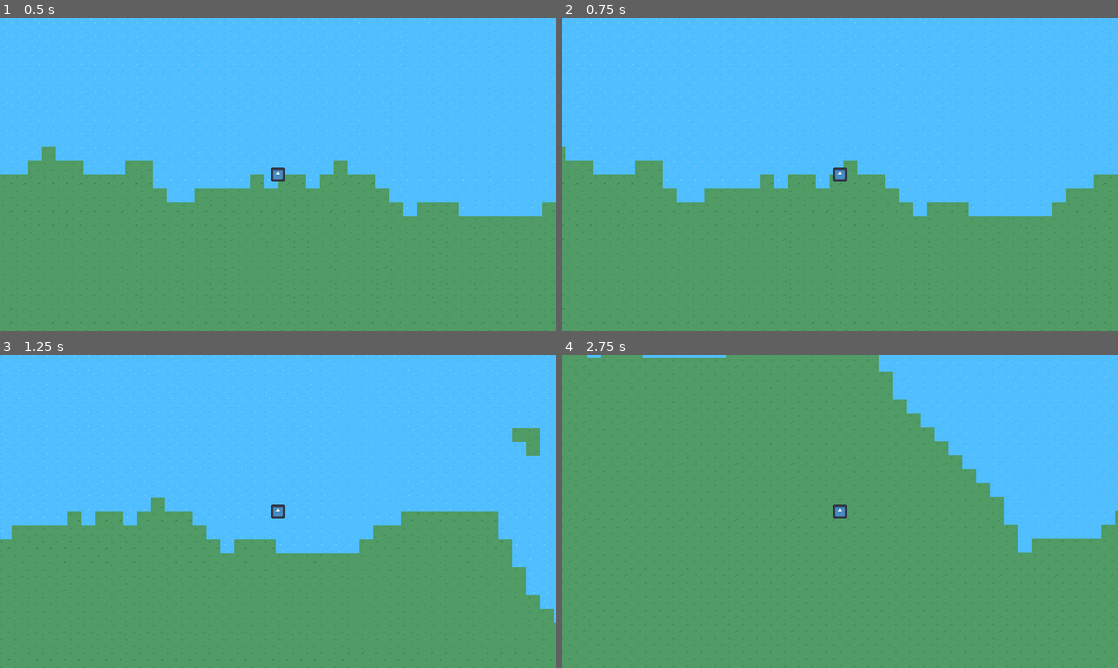
Above: before the commit, frames 1-4 (two rows, left to right).
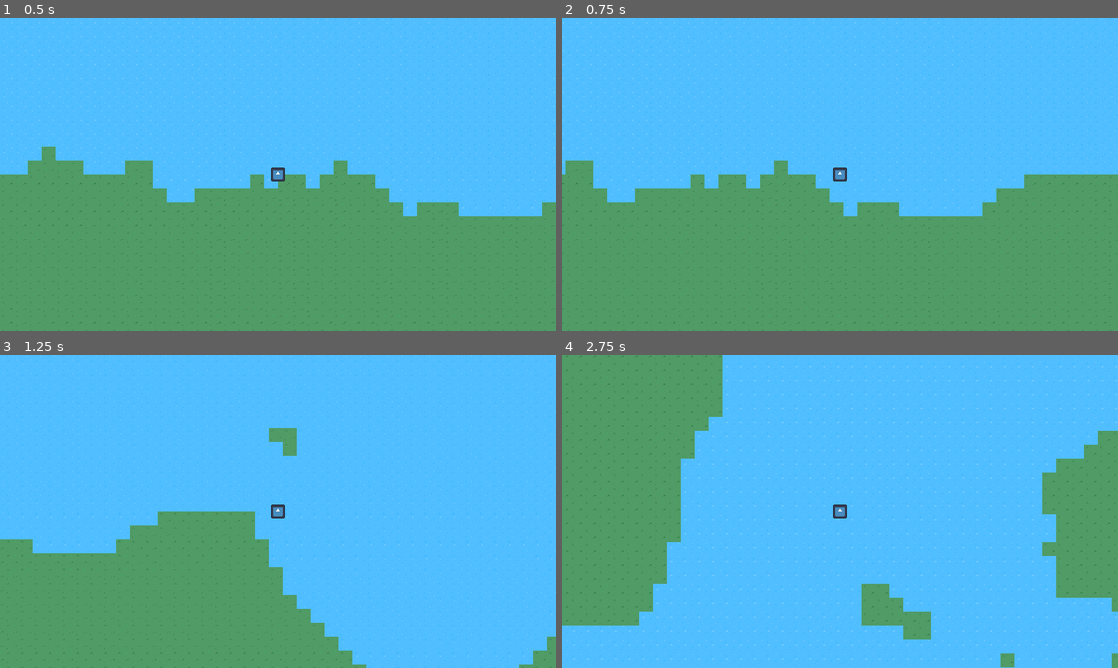
Above: after the commit, the same moments.

Repository: CanadianBlaze34/ProceduralTownSpawner
Game: Godot game, scene res://test/scenes/main.tscn
Two runs of this game, one before a commit and one after it. Both use one fixed random seed, a clock stepped at 60 frames per second and the inputs below. The engine's default icon, where the game draws it, is replaced by a stand-in: a white triangle on a blue panel in a dark square.
Inputs:
- Up to frame 1 (0.5 s): no input
- Up to frame 2 (0.75 s): tap Enter at 0.5 s; hold Right (walk_right) from 0.53 s (still down)
- Up to frame 3 (1.25 s): keep holding Right (walk_right)
- Up to frame 4 (2.75 s): release Right (walk_right) at 1.28 s; hold Down (walk_down) 1.28-2.03 s; hold Right (walk_right) from 2.03 s (still down)

Frame 1 is identical in both runs. In frame 2, 5.1% of the frame differs, in the area x 0-100%, y 1-64%; in frame 3, 24%; in frame 4, 63%, in the area x 0-100%, y 0-100%.

Commit message:
Initial uncompleted town generation implementation
-TownSpawner spawns and calls on TownGenerator to generate a towns tiles. Then TownSpawner calls on TilePlacement to place all the tiles from a town to a tile_map.
-Add RoadGenerator. Empty at the momement.

Diff:
--- /dev/null
+++ b/scripts/road_generator.gd
@@ -0,0 +1,5 @@
+class_name RoadGenerator # STATIC
+
+
+static func generate_road():
+	pass
--- /dev/null
+++ b/scripts/tile_placement.gd
@@ -0,0 +1,20 @@
+class_name TilePlacement extends Node
+
+@export var tile_map : TileMap
+@export var _grass_tile : TileBase
+@export var _water_tile : TileBase
+
+
+func place_ground_tiles(tiles : Dictionary) -> void:
+	# tiles : Dictionary[TileBase, Array[Vecctor2i]
+
+	for tilebase in tiles.keys():
+		var tile_positions: Array = tiles[tilebase]
+		for tile_position in tile_positions:
+			tilebase.set_cell(tile_map, tile_position)
+
+	pass
+
+
+func place_object_tiles(tiles : Array[TileBase]) -> void:
+	pass
--- a/scripts/town_generator.gd
+++ b/scripts/town_generator.gd
@@ -2,23 +2,54 @@
 
 @export var _grass_tile : TileBase
 @export var _water_tile : TileBase
+@export var _path_tile : TileBase
 @export var tile_map : TileMap
 @export var random := FastNoiseLite.new()
 
-func generate_town(chunk_position : Vector2i, spawn_chunk_cell_size : Vector2i) -> Node2D:
+func _ready() -> void:
+#	_test()
+	pass
+
+func _test() -> void:
+	var chunk_position := Vector2i(0, 0)
+	var spawn_chunk_cell_size := Vector2i(50, 50)
+	var town_and_tiles : Array = generate_town(chunk_position, spawn_chunk_cell_size)
+	var town : Node2D = town_and_tiles[0]
+#	var tiles : Dictionary = town_and_tiles[1]
+	add_child(town)
+
+
+func generate_town(chunk_position : Vector2i, spawn_chunk_cell_size : Vector2i) -> Array:
 	var name_ : String = "Unamed Town"
 	var town := Node2D.new()
 	town.name = name_
 
 	var area : Area2D = _generate_town_boundary(chunk_position, spawn_chunk_cell_size)
 	area.name = "TownBoundary"
-#	var collision : CollisionShape2D = area.get_child(0)
-#	var town_area := Rect2i(area.position, collision.shape.size)
+	var collision : CollisionShape2D = area.get_child(0)
+	var town_area := Rect2i(area.position, collision.shape.size)
+
+	var grass_tiles : Dictionary = _fill_with_grass(town_area)
+	var tiles : Dictionary = {
+		"ground" : grass_tiles,
+	}
 
 	town.add_child(area)
+	town.name = "Town"
 
-	return town
+	return [town, tiles]
 
+func _fill_with_grass(cell_area : Rect2i) -> Dictionary:
+	var grass_tiles : Dictionary = {} # Dictionary[TileBase, Array[Vector2i]]
+
+	grass_tiles[_path_tile] = []
+
+	for y in range(cell_area.position.y, cell_area.end.y + 1):
+		for x in range(cell_area.position.x, cell_area.end.x + 1):
+			var map_position := Vector2i(x, y)
+			grass_tiles[_path_tile].append(map_position)
+
+	return grass_tiles
 
 func _generate_town_boundary(chunk_position : Vector2i, spawn_chunk_cell_size : Vector2i) -> Area2D:
 	const margin : int = 10
@@ -38,10 +69,10 @@
 	var noise_value2 : float = random.get_noise_2d(chunk_position.y, chunk_position.x) * 0.5 + 0.5
 	var area := Area2D.new()
 
-	var global_chunk_position : Vector2i = chunk_position * spawn_chunk_cell_size * tile_map.tile_set.tile_size
+	var global_chunk_position : Vector2i = chunk_position * spawn_chunk_cell_size
 	@warning_ignore("integer_division", "narrowing_conversion")
-	var chunk_offset_position := Vector2i(noise_value, noise_value2) * (margin / 2) * tile_map.tile_set.tile_size
-	var global_position_ : Vector2 = global_chunk_position + chunk_offset_position
+	var chunk_offset_position := Vector2i(noise_value, noise_value2) * (margin / 2)
+	var global_position_ : Vector2 = (global_chunk_position + chunk_offset_position) * tile_map.tile_set.tile_size
 	area.global_position = global_position_
 
 	return area
--- a/scripts/town_spawner.gd
+++ b/scripts/town_spawner.gd
@@ -4,6 +4,7 @@
 @export var spawn_chunk_cell_size := Vector2i.ONE * 50
 @export_range(0.0, 1.0, 0.01) var spawn_chance : float = 0.34
 @export var town_generator : TownGenerator
+@export var tile_placement : TilePlacement
 @export var random := FastNoiseLite.new()
 
 var towns : Dictionary = {}
@@ -22,6 +23,13 @@
 	_remove_towns(visible_chunk_area)
 
 
+func _place_town_tiles(tiles : Dictionary) -> void:
+	# parameters should have the tiles to place and the layers to place the tiles in
+	tile_placement.place_ground_tiles(tiles["ground"])
+#	tile_placement.place_object_tiles(town["object"])
+	pass
+
+
 func _spawn_towns(visible_chunk_area : Rect2i) -> void:
 	# check for any new chunks walked into and spawn a town
 	for y in range(visible_chunk_area.position.y, visible_chunk_area.end.y):
@@ -32,7 +40,11 @@
 			if town_at(chunk_position) and not chunk_position in towns:
 				print("add: %v" % chunk_position)
 
-				var town = town_generator.generate_town(chunk_position, spawn_chunk_cell_size)
+
+				var town_and_tiles : Array = town_generator.generate_town(chunk_position, spawn_chunk_cell_size)
+				var town : Node2D = town_and_tiles[0]
+				var tiles : Dictionary = town_and_tiles[1]
+				_place_town_tiles(tiles)
 				towns[chunk_position] = town
 				add_child(town)
 
--- /dev/null
+++ b/test/resources/Tiles/path_tile.tres
@@ -0,0 +1,9 @@
+[gd_resource type="Resource" script_class="TileBase" load_steps=2 format=3 uid="uid://cce8y71mvatcc"]
+
+[ext_resource type="Script" path="res://test/scripts/tile_base.gd" id="1_4jqjw"]
+
+[resource]
+script = ExtResource("1_4jqjw")
+source_id = 0
+atlas_coords = Vector2i(4, 0)
+alternative_tile = 0
--- a/test/scenes/main.tscn
+++ b/test/scenes/main.tscn
@@ -1,44 +1,56 @@
-[gd_scene load_steps=12 format=3 uid="uid://medvp812sviv"]
+[gd_scene load_steps=14 format=3 uid="uid://medvp812sviv"]
 
-[ext_resource type="Script" path="res://test/scripts/main.gd" id="1_lf62h"]
-[ext_resource type="PackedScene" uid="uid://3gk86d65v0xm" path="res://test/scenes/terrain_map.tscn" id="2_45tr3"]
-[ext_resource type="TileSet" uid="uid://dd4yhc7ie4xkg" path="res://test/resources/tile_set.tres" id="3_c3d3i"]
-[ext_resource type="Resource" uid="uid://ddffuth882b12" path="res://test/resources/Tiles/grass_tile.tres" id="4_kiuai"]
-[ext_resource type="Resource" uid="uid://cqiyllnyrm467" path="res://test/resources/Tiles/water_tile.tres" id="5_24rom"]
-[ext_resource type="PackedScene" uid="uid://k7lesi0dky3d" path="res://test/scenes/player.tscn" id="6_2050n"]
-[ext_resource type="Script" path="res://test/scripts/quit.gd" id="7_8g0gc"]
-[ext_resource type="Script" path="res://scripts/town_spawner.gd" id="8_1nh6n"]
-[ext_resource type="FastNoiseLite" uid="uid://bf1q2skx4l2e0" path="res://test/resources/Noise/random.tres" id="9_5tg3b"]
-[ext_resource type="Script" path="res://scripts/town_generator.gd" id="9_her6r"]
+[ext_resource type="Script" path="res://test/scripts/main.gd" id="1_pvdg5"]
+[ext_resource type="PackedScene" uid="uid://3gk86d65v0xm" path="res://test/scenes/terrain_map.tscn" id="2_0tp6h"]
+[ext_resource type="TileSet" uid="uid://dd4yhc7ie4xkg" path="res://test/resources/tile_set.tres" id="3_d7api"]
+[ext_resource type="Resource" uid="uid://ddffuth882b12" path="res://test/resources/Tiles/grass_tile.tres" id="4_lon7c"]
+[ext_resource type="Resource" uid="uid://cqiyllnyrm467" path="res://test/resources/Tiles/water_tile.tres" id="5_33jq6"]
+[ext_resource type="PackedScene" uid="uid://k7lesi0dky3d" path="res://test/scenes/player.tscn" id="6_nmicl"]
+[ext_resource type="Script" path="res://test/scripts/quit.gd" id="7_6wd04"]
+[ext_resource type="Script" path="res://scripts/town_spawner.gd" id="8_graef"]
+[ext_resource type="FastNoiseLite" uid="uid://bf1q2skx4l2e0" path="res://test/resources/Noise/random.tres" id="9_o46sj"]
+[ext_resource type="Script" path="res://scripts/town_generator.gd" id="10_p7pfv"]
+[ext_resource type="Resource" uid="uid://cce8y71mvatcc" path="res://test/resources/Tiles/path_tile.tres" id="11_3rb2y"]
+[ext_resource type="Script" path="res://scripts/tile_placement.gd" id="11_6p0p6"]
 
 [sub_resource type="FastNoiseLite" id="FastNoiseLite_ienwp"]
 frequency = 0.015
 
 [node name="Main" type="Node2D"]
-script = ExtResource("1_lf62h")
+script = ExtResource("1_pvdg5")
 
-[node name="TerrainMap" parent="." instance=ExtResource("2_45tr3")]
-tile_set = ExtResource("3_c3d3i")
+[node name="TerrainMap" parent="." instance=ExtResource("2_0tp6h")]
+tile_set = ExtResource("3_d7api")
 _noise = SubResource("FastNoiseLite_ienwp")
-_grass_tile = ExtResource("4_kiuai")
-_water_tile = ExtResource("5_24rom")
+_grass_tile = ExtResource("4_lon7c")
+_water_tile = ExtResource("5_33jq6")
 
-[node name="Player" parent="." instance=ExtResource("6_2050n")]
+[node name="Player" parent="." instance=ExtResource("6_nmicl")]
 motion_mode = 1
+speed = 700.0
 
 [node name="Camera2D" type="Camera2D" parent="Player"]
 
 [node name="Quit" type="Node" parent="."]
-script = ExtResource("7_8g0gc")
+script = ExtResource("7_6wd04")
 
-[node name="TownSpawner" type="Node2D" parent="." node_paths=PackedStringArray("town_generator")]
-script = ExtResource("8_1nh6n")
+[node name="TownSpawner" type="Node2D" parent="." node_paths=PackedStringArray("town_generator", "tile_placement")]
+script = ExtResource("8_graef")
+spawn_chance = 0.5
 town_generator = NodePath("../TownGenerator")
-random = ExtResource("9_5tg3b")
+tile_placement = NodePath("../TilePlacement")
+random = ExtResource("9_o46sj")
 
 [node name="TownGenerator" type="Node" parent="." node_paths=PackedStringArray("tile_map")]
-script = ExtResource("9_her6r")
-_grass_tile = ExtResource("4_kiuai")
-_water_tile = ExtResource("5_24rom")
+script = ExtResource("10_p7pfv")
+_grass_tile = ExtResource("4_lon7c")
+_water_tile = ExtResource("5_33jq6")
+_path_tile = ExtResource("11_3rb2y")
 tile_map = NodePath("../TerrainMap")
-random = ExtResource("9_5tg3b")
+random = ExtResource("9_o46sj")
+
+[node name="TilePlacement" type="Node" parent="." node_paths=PackedStringArray("tile_map")]
+script = ExtResource("11_6p0p6")
+tile_map = NodePath("../TerrainMap")
+_grass_tile = ExtResource("4_lon7c")
+_water_tile = ExtResource("5_33jq6")
Not shown: 1 places in test/resources/tile_set.tres that only renumber resources
